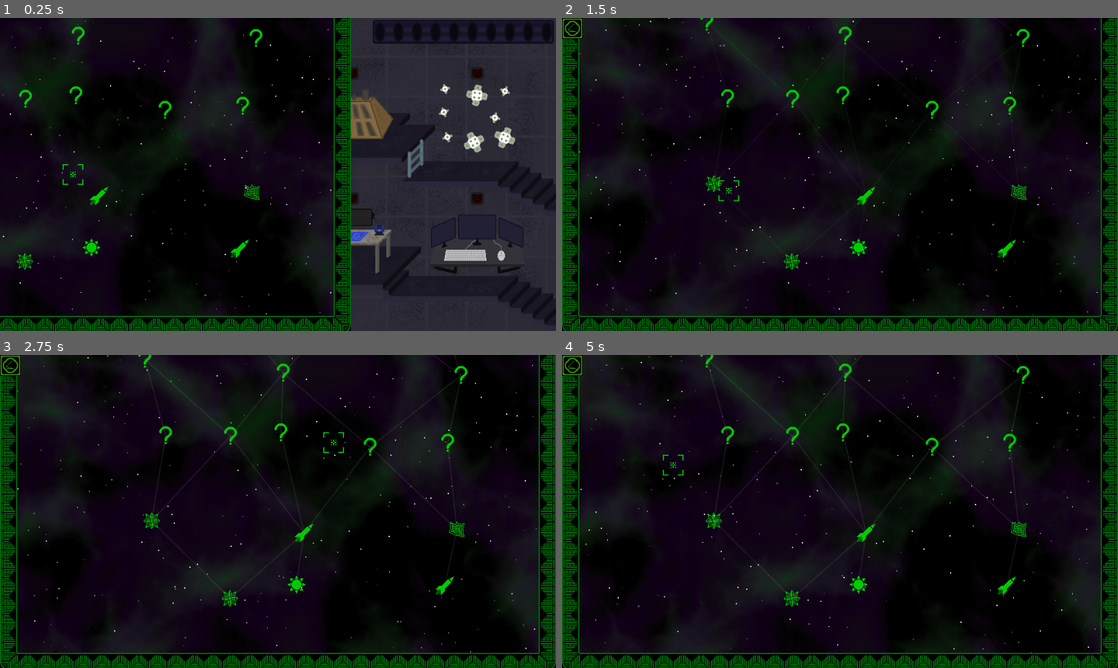
Above: before the commit, frames 1-4 (two rows, left to right).
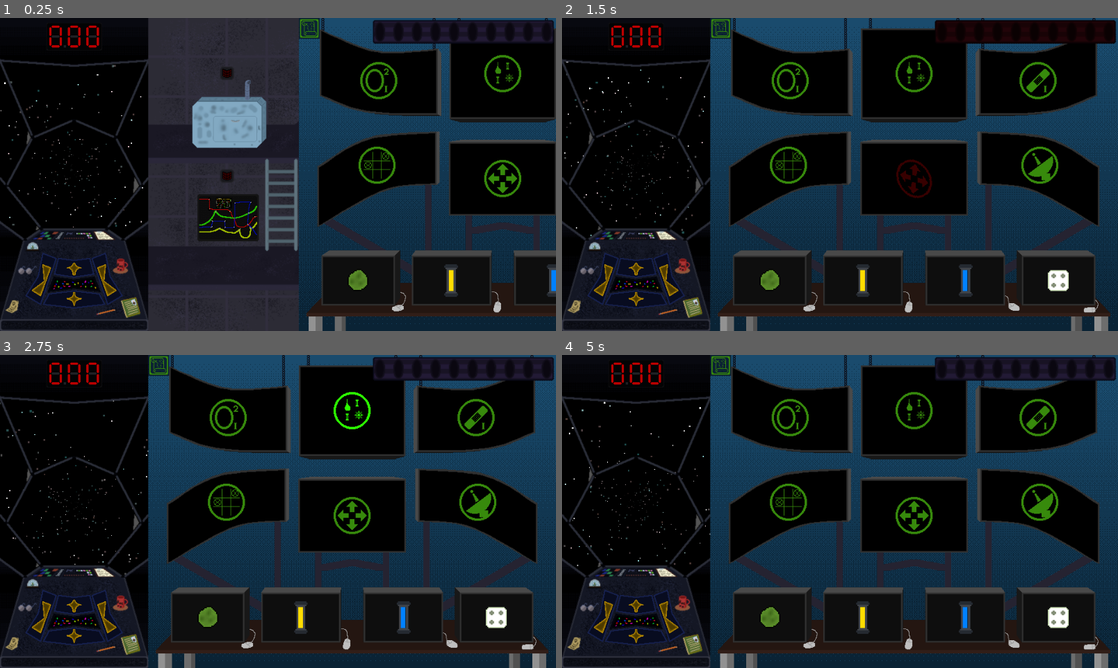
Above: after the commit, the same moments.

Repository: kedalovo/-SG-Spaceship-Management
Game: Godot game, scene res://Game Scene/Game.tscn
Same seed, same stepped clock (60 frames per second), same inputs: the game is played once before the commit and once after it.
Inputs (mouse positions are in pixels of both pictures, inside the frame that each line leads up to):
- Up to frame 1 (0.25 s): no input
- Up to frame 2 (1.5 s): move the mouse to (962, 158) at 0.52 s; hold Right (right) 0.53-1.28 s; hold ` (test) 0.53-1.28 s; click (962, 158) at 0.67 s; move the mouse to (728, 190) at 1.27 s; hold Down (down) from 1.28 s (still down); tap Space (test1) at 1.35 s
- Up to frame 3 (2.75 s): move the mouse to (333, 442) at 2.02 s; release Down (down) at 2.03 s; hold Right (right) from 2.03 s (still down); hold ` (test) from 2.03 s (still down)
- Up to frame 4 (5 s): move the mouse to (812, 574) at 2.77 s; release Right (right) at 2.78 s; release ` (test) at 2.78 s; hold Up (up) 2.78-3.53 s; tap Space (test1) at 2.85, 4.35 s; click (812, 574) at 2.92 s; move the mouse to (1006, 558) at 3.52 s; hold ` (test) 3.53-4.28 s; hold Left (left) from 3.53 s (still down); move the mouse to (673, 464) at 4.27 s

The runs differ from the first frame. In frame 1, 68% of the frame differs, in the area x 0-100%, y 0-100%; in frame 2, 55%; in frame 3, 55%; in frame 4, 55%.

Commit message:
Added standard font for the project. Reworked store tooltips for a much easier and cleaner approach, still working on it.

Diff:
--- a/Game Scene/Game.tscn
+++ b/Game Scene/Game.tscn
@@ -53,6 +53,9 @@
 [ext_resource type="PackedScene" uid="uid://esnak8iwscmb" path="res://Balance/balance.tscn" id="45_a0v1l"]
 [ext_resource type="PackedScene" uid="uid://btvb5400v1yyr" path="res://Store/store.tscn" id="46_ilj7l"]
 [ext_resource type="Script" path="res://Game Scene/system_fog.gd" id="47_tadro"]
+[ext_resource type="Theme" uid="uid://b44tv8qw1g4bl" path="res://Resources/Theme/main_theme.tres" id="54_bi7ny"]
+[ext_resource type="Script" path="res://Game Scene/tooltip.gd" id="55_ssbhd"]
+[ext_resource type="Texture2D" uid="uid://0cw1p0iyd5pj" path="res://Cabin/Assets/Tooltip screen.png" id="55_urjol"]
 
 [sub_resource type="Gradient" id="Gradient_bmxab"]
 offsets = PackedFloat32Array(0.4, 0.6, 1)
@@ -526,6 +529,41 @@
 "show": SubResource("Animation_tjkyp")
 }
 
+[sub_resource type="Animation" id="Animation_4vrme"]
+resource_name = "open"
+step = 0.1
+tracks/0/type = "bezier"
+tracks/0/imported = false
+tracks/0/enabled = true
+tracks/0/path = NodePath(".:position:x")
+tracks/0/interp = 1
+tracks/0/loop_wrap = true
+tracks/0/keys = {
+"handle_modes": PackedInt32Array(0, 0),
+"points": PackedFloat32Array(-256, 0, 0, 0, 0, 0, -1, 0, 0, 0),
+"times": PackedFloat32Array(0, 1)
+}
+
+[sub_resource type="Animation" id="Animation_6f2x4"]
+length = 0.001
+tracks/0/type = "bezier"
+tracks/0/imported = false
+tracks/0/enabled = true
+tracks/0/path = NodePath(".:position:x")
+tracks/0/interp = 1
+tracks/0/loop_wrap = true
+tracks/0/keys = {
+"handle_modes": PackedInt32Array(0),
+"points": PackedFloat32Array(-256, -0.25, 0, 0.25, 0),
+"times": PackedFloat32Array(0)
+}
+
+[sub_resource type="AnimationLibrary" id="AnimationLibrary_f3t64"]
+_data = {
+"RESET": SubResource("Animation_6f2x4"),
+"open": SubResource("Animation_4vrme")
+}
+
 [node name="Game" type="Node2D"]
 script = ExtResource("1_t00el")
 
@@ -1122,6 +1160,69 @@
 [node name="Animator" type="AnimationPlayer" parent="System Fog"]
 libraries = {
 "": SubResource("AnimationLibrary_utld7")
+}
+
+[node name="Tooltip" type="Control" parent="."]
+layout_mode = 3
+anchors_preset = 0
+offset_left = -256.0
+offset_bottom = 540.0
+theme = ExtResource("54_bi7ny")
+script = ExtResource("55_ssbhd")
+
+[node name="Background" type="ColorRect" parent="Tooltip"]
+layout_mode = 1
+anchors_preset = 15
+anchor_right = 1.0
+anchor_bottom = 1.0
+grow_horizontal = 2
+grow_vertical = 2
+color = Color(0, 0, 0, 1)
+
+[node name="Border" type="TextureRect" parent="Tooltip"]
+layout_mode = 1
+anchors_preset = 15
+anchor_right = 1.0
+anchor_bottom = 1.0
+grow_horizontal = 2
+grow_vertical = 2
+texture = ExtResource("55_urjol")
+
+[node name="Margin" type="MarginContainer" parent="Tooltip"]
+layout_mode = 1
+anchors_preset = 15
+anchor_right = 1.0
+anchor_bottom = 1.0
+grow_horizontal = 2
+grow_vertical = 2
+theme_override_constants/margin_left = 16
+theme_override_constants/margin_top = 16
+theme_override_constants/margin_right = 16
+theme_override_constants/margin_bottom = 16
+
+[node name="VBox" type="VBoxContainer" parent="Tooltip/Margin"]
+layout_mode = 2
+
+[node name="Title Label" type="Label" parent="Tooltip/Margin/VBox"]
+custom_minimum_size = Vector2(0, 140)
+layout_mode = 2
+text = "Navigation upgrade."
+horizontal_alignment = 1
+vertical_alignment = 1
+
+[node name="Content Label" type="Label" parent="Tooltip/Margin/VBox"]
+custom_minimum_size = Vector2(224, 0)
+layout_mode = 2
+size_flags_vertical = 2
+text = "Tired of being in the dark? Well, worry no more, because we've got you covered!
+The navigation upgrade allows you to see several systems ahead so you can plan your trips accordingly."
+horizontal_alignment = 1
+vertical_alignment = 1
+autowrap_mode = 3
+
+[node name="Animator" type="AnimationPlayer" parent="Tooltip"]
+libraries = {
+"": SubResource("AnimationLibrary_f3t64")
 }
 
 [connection signal="coin_got" from="Cabin/SubViewportContainer/SubViewport/Space" to="." method="_on_space_coin_got"]
@@ -1172,5 +1273,6 @@
 [connection signal="store_summoned" from="Map" to="." method="_on_map_store_summoned"]
 [connection signal="timeout" from="RoundTimer" to="." method="_on_round_timer_timeout"]
 [connection signal="balance_flash" from="Store" to="Balance" method="_on_store_balance_flash"]
+[connection signal="button_hover" from="Store" to="." method="_on_store_button_hover"]
 [connection signal="item_bought" from="Store" to="." method="_on_store_item_bought"]
 [connection signal="map_summoned" from="Store" to="." method="_on_store_map_summoned"]
--- a/Game Scene/game.gd
+++ b/Game Scene/game.gd
@@ -46,6 +46,8 @@
 
 @onready var systems_cracks: Sprite2D = $"Systems Background/Cracks"
 
+@onready var tooltip_panel: Control = $Tooltip
+
 const CABIN_ZOOM_LEVEL: float = 1.1
 
 @onready var systems: Array[system] = [
@@ -66,7 +68,8 @@
 func _ready() -> void:
 	Input.set_custom_mouse_cursor(CURSOR_NORMAL, Input.CURSOR_ARROW)
 	Input.set_custom_mouse_cursor(CURSOR_POINTER, Input.CURSOR_POINTING_HAND)
-	toggle_map(true)
+	#toggle_map(true)
+	toggle_store(true)
 
 
 func _input(event: InputEvent) -> void:
@@ -316,3 +319,7 @@
 func _on_map_store_summoned() -> void:
 	toggle_map(false)
 	toggle_store(true)
+
+
+func _on_store_button_hover(btn: store_button) -> void:
+	tooltip_panel.set_text(btn.custom_tooltip)
--- /dev/null
+++ b/Game Scene/tooltip.gd
@@ -0,0 +1,25 @@
+extends Control
+
+
+@onready var title_label: Label = $"Margin/VBox/Title Label"
+@onready var content_label: Label = $"Margin/VBox/Content Label"
+@onready var animator: AnimationPlayer = $Animator
+
+
+func set_text(new_text: String) -> void:
+	if new_text == "":
+		title_label.text = ""
+		content_label.text = ""
+		return
+	var first_break: int = new_text.find("\n")
+	title_label.text = new_text.substr(0, first_break - 1)
+	content_label.text = new_text.substr(first_break + 2, new_text.length() - first_break - 2)
+
+
+func toggle(on: bool) -> void:
+	match on:
+		true:
+			animator.play(&"open")
+		false:
+			animator.play_backwards(&"open")
+			set_text("")
--- /dev/null
+++ b/Resources/Theme/main_theme.tres
@@ -0,0 +1,7 @@
+[gd_resource type="Theme" load_steps=2 format=3 uid="uid://b44tv8qw1g4bl"]
+
+[ext_resource type="FontFile" uid="uid://cwh545aike8r4" path="res://Resources/Theme/Tektur-VariableFont_wdth,wght.ttf" id="1_hqxj6"]
+
+[resource]
+default_font = ExtResource("1_hqxj6")
+default_font_size = 16
--- a/Store/store.gd
+++ b/Store/store.gd
@@ -4,6 +4,7 @@
 signal item_bought(item: game_manager.store_items)
 signal balance_flash
 signal map_summoned
+signal button_hover(btn: store_button)
 
 
 @export_color_no_alpha var default_color: Color
@@ -93,4 +94,4 @@
 
 
 func _on_store_button_hover(btn: store_button) -> void:
-	pass # Replace with function body.
+	button_hover.emit(btn)
--- a/Store/store.tscn
+++ b/Store/store.tscn
@@ -6,6 +6,7 @@
 [ext_resource type="BitMap" uid="uid://20vt37lyi2ai" path="res://Store/Assets/Top left bitmask.png" id="2_k7hq7"]
 [ext_resource type="BitMap" uid="uid://be80amnlfflo1" path="res://Store/Assets/Top right bitmask.png" id="3_2ow5o"]
 [ext_resource type="Script" path="res://Store/store_button.gd" id="3_ch6t5"]
+[ext_resource type="Theme" uid="uid://b44tv8qw1g4bl" path="res://Resources/Theme/main_theme.tres" id="3_gq5ya"]
 [ext_resource type="Texture2D" uid="uid://csxi5m2cuofu7" path="res://Systems/Life Support/Assets/Algae Outline.png" id="3_sl458"]
 [ext_resource type="BitMap" uid="uid://b74dxr815fhnb" path="res://Store/Assets/Bottom right bitmask.png" id="4_fdqj1"]
 [ext_resource type="Texture2D" uid="uid://dmxj84rvqsyqo" path="res://Systems/Engines/Assets/Engine Cell.png" id="4_x70c4"]
@@ -149,16 +150,20 @@
 script = ExtResource("1_waq3s")
 default_color = Color(0.215686, 0.541176, 0.0470588, 1)
 highlight_color = Color(0.176955, 1, 0, 1)
+metadata/_edit_lock_ = true
 
 [node name="Sprite" type="Sprite2D" parent="."]
 texture = ExtResource("1_jd1dj")
 centered = false
+metadata/_edit_lock_ = true
 
 [node name="Buttons" type="Control" parent="."]
 layout_mode = 3
 anchors_preset = 0
 offset_right = 704.0
 offset_bottom = 540.0
+theme = ExtResource("3_gq5ya")
+metadata/_edit_lock_ = true
 
 [node name="Algae Button" type="TextureButton" parent="Buttons"]
 layout_mode = 0
@@ -166,10 +171,6 @@
 offset_top = 413.0
 offset_right = 163.0
 offset_bottom = 493.0
-tooltip_text = "Algae.
-
-This resource is essential to have in order to generate oxygen.
-We recommend buying of it as you possibly can."
 focus_mode = 0
 texture_click_mask = ExtResource("24_shtal")
 stretch_mode = 0
@@ -177,6 +178,11 @@
 upgrade = 8
 is_bottom_button = true
 time = 1.0
+custom_tooltip = "Algae.
+
+This resource is essential to have in order to generate oxygen.
+
+We recommend buying as much of it as you possibly can."
 
 [node name="Background ColorRect" type="ColorRect" parent="Buttons/Algae Button"]
 layout_mode = 1
@@ -221,10 +227,6 @@
 offset_top = 413.0
 offset_right = 329.0
 offset_bottom = 493.0
-tooltip_text = "Fuel cell.
-
-These cells contain fuel for your engines.
-Without them you wouldn't be able to go anywhere!"
 focus_mode = 0
 texture_click_mask = ExtResource("24_shtal")
 stretch_mode = 0
@@ -232,6 +234,11 @@
 upgrade = 9
 is_bottom_button = true
 time = 1.0
+custom_tooltip = "Fuel cell.
+
+These cells contain fuel for your engines.
+
+Without them you wouldn't be able to go anywhere!"
 
 [node name="Background ColorRect" type="ColorRect" parent="Buttons/Fuel Button"]
 layout_mode = 1
@@ -291,10 +298,6 @@
 offset_top = 413.0
 offset_right = 506.0
 offset_bottom = 493.0
-tooltip_text = "Coolant cells.
-
-These cells contain coolant for you engines.
-They protect your system from overheating."
 focus_mode = 0
 texture_click_mask = ExtResource("24_shtal")
 stretch_mode = 0
@@ -302,6 +305,11 @@
 upgrade = 10
 is_bottom_button = true
 time = 1.0
+custom_tooltip = "Coolant cells.
+
+These cells contain coolant for you engines.
+
+They protect your system from overheating."
 
 [node name="Background ColorRect" type="ColorRect" parent="Buttons/Coolant Button"]
 layout_mode = 1
@@ -361,10 +369,6 @@
 offset_top = 413.0
 offset_right = 662.0
 offset_bottom = 493.0
-tooltip_text = "Patches.
-
-These patches are an advanced technology that allows to plug holes of all shapes.
-Very useful in a nerve-wracking spaceflight full of dangers."
 focus_mode = 0
 texture_click_mask = ExtResource("24_shtal")
 stretch_mode = 0
@@ -372,6 +376,11 @@
 upgrade = 11
 is_bottom_button = true
 time = 1.0
+custom_tooltip = "Patches.
+
+These patches are an advanced technology that allows to plug holes of all shapes.
+
+Very useful in a nerve-wracking spaceflight full of dangers."
 
 [node name="Background ColorRect" type="ColorRect" parent="Buttons/Patch Button"]
 layout_mode = 1
@@ -418,14 +427,15 @@
 offset_top = 23.0
 offset_right = 237.0
 offset_bottom = 164.0
-tooltip_text = "Life support upgrade 1.
-
-Life support is essential to your survival in space, since it provides breathable air and keeps your temperature at a normal level.
-This upgrade makes your tank bigger, so that you can store more algae and survive for a longer time."
 texture_click_mask = ExtResource("2_k7hq7")
 script = ExtResource("3_ch6t5")
 upgrade = 1
 price = 3
+custom_tooltip = "Life support upgrade 1.
+
+Life support is essential to your survival in space, since it provides breathable air and keeps your temperature at a normal level.
+
+This upgrade makes your tank bigger, so that you can store more algae and survive for a longer time."
 
 [node name="Progress" type="TextureProgressBar" parent="Buttons/Top Left Button"]
 layout_mode = 0
@@ -453,15 +463,16 @@
 offset_top = 21.0
 offset_right = 441.0
 offset_bottom = 171.0
-tooltip_text = "Engines upgrade.
-
-Engines keep your ship running, so it's important to take care of them.
-This upgrade will make it much easier to make sure you are putting the right cells into the right slots by highlighting them."
 texture_click_mask = ExtResource("24_shtal")
 stretch_mode = 0
 script = ExtResource("3_ch6t5")
 upgrade = 3
 price = 3
+custom_tooltip = "Engines upgrade.
+
+Engines keep your ship running, so it's important to take care of them.
+
+This upgrade will make it much easier to make sure you are putting the right cells into the right slots by highlighting them."
 
 [node name="Progress" type="TextureProgressBar" parent="Buttons/Top Middle Button"]
 layout_mode = 1
@@ -492,14 +503,15 @@
 offset_top = 23.0
 offset_right = 665.0
 offset_bottom = 164.0
-tooltip_text = "Hull upgrade 1.
-
-Your ship's hull is your entire life, if it breaks, you go down with it.
-This upgrade provides enhancement to the patch technology by making the screws bigger, making it easier to hit them in time."
 texture_click_mask = ExtResource("3_2ow5o")
 script = ExtResource("3_ch6t5")
 upgrade = 4
 price = 3
+custom_tooltip = "Hull upgrade 1.
+
+Your ship's hull is your entire life, if it breaks, you go down with it.
+
+This upgrade provides enhancement to the patch technology by making the screws bigger, making it easier to hit them in time."
 
 [node name="Progress" type="TextureProgressBar" parent="Buttons/Top Right Button"]
 layout_mode = 0
@@ -527,14 +539,15 @@
 offset_top = 199.0
 offset_right = 235.0
 offset_bottom = 357.0
-tooltip_text = "Ballistic upgrade.
-
-Space is filled with terrible dangers that can drastically lower your chances of making it through.
-The ballistic system will allow you to anticipate the hits better, predicting when and where they will hit."
 texture_click_mask = ExtResource("5_10xce")
 script = ExtResource("3_ch6t5")
 upgrade = 7
 price = 3
+custom_tooltip = "Ballistic upgrade.
+
+Space is filled with terrible dangers that can drastically lower your chances of making it through.
+
+The ballistic system will allow you to anticipate the hits better, predicting when and where they will hit."
 
 [node name="Progress" type="TextureProgressBar" parent="Buttons/Bottom Left Button"]
 layout_mode = 0
@@ -562,15 +575,16 @@
 offset_top = 217.0
 offset_right = 442.0
 offset_bottom = 338.0
-tooltip_text = "Controls upgrade.
-
-It's tough to keep an eye on controlling the ship as well as the systems' health at the same time.
-The controls upgrade will allow you to control your ship without going to the control panel (enabling to use WASD or arrow keys to control the ship)."
 texture_click_mask = ExtResource("24_shtal")
 stretch_mode = 0
 script = ExtResource("3_ch6t5")
 upgrade = 6
 price = 3
+custom_tooltip = "Controls upgrade.
+
+It's tough to keep an eye on controlling the ship as well as the systems' health at the same time.
+
+The controls upgrade will allow you to control your ship without going to the control panel (enabling to use WASD or arrow keys to control the ship)."
 
 [node name="Progress" type="TextureProgressBar" parent="Buttons/Bottom Middle Button"]
 layout_mode = 1
@@ -601,14 +615,15 @@
 offset_top = 199.0
 offset_right = 669.0
 offset_bottom = 357.0
-tooltip_text = "Navigation upgrade.
-
-Tired of being in the dark? Well, worry no more, because we've got you covered!
-The navigation upgrade allows you to see several systems ahead so you can plan your trips accordingly."
 texture_click_mask = ExtResource("4_fdqj1")
 script = ExtResource("3_ch6t5")
 upgrade = 8
 price = 3
+custom_tooltip = "Navigation upgrade.
+
+Tired of being in the dark? Well, worry no more, because we've got you covered!
+
+The navigation upgrade allows you to see several systems ahead so you can plan your trips accordingly."
 
 [node name="Progress" type="TextureProgressBar" parent="Buttons/Bottom Right Button"]
 layout_mode = 0
@@ -663,6 +678,7 @@
 anchors_preset = 0
 offset_right = 704.0
 offset_bottom = 540.0
+metadata/_edit_lock_ = true
 
 [connection signal="button_down" from="Buttons/Algae Button" to="Buttons/Algae Button" method="_on_button_down"]
 [connection signal="button_up" from="Buttons/Algae Button" to="Buttons/Algae Button" method="_on_button_up"]
@@ -675,6 +691,7 @@
 [connection signal="button_down" from="Buttons/Fuel Button" to="Buttons/Fuel Button" method="_on_button_down"]
 [connection signal="button_up" from="Buttons/Fuel Button" to="Buttons/Fuel Button" method="_on_button_up"]
 [connection signal="failed_buy_attempt" from="Buttons/Fuel Button" to="." method="_on_low_balance_flash"]
+[connection signal="hover" from="Buttons/Fuel Button" to="." method="_on_store_button_hover"]
 [connection signal="mouse_entered" from="Buttons/Fuel Button" to="Buttons/Fuel Button" method="_on_mouse_entered"]
 [connection signal="mouse_exited" from="Buttons/Fuel Button" to="Buttons/Fuel Button" method="_on_mouse_exited"]
 [connection signal="upgrade_bought" from="Buttons/Fuel Button" to="." method="_on_item_bought"]
@@ -682,6 +699,7 @@
 [connection signal="button_down" from="Buttons/Coolant Button" to="Buttons/Coolant Button" method="_on_button_down"]
 [connection signal="button_up" from="Buttons/Coolant Button" to="Buttons/Coolant Button" method="_on_button_up"]
 [connection signal="failed_buy_attempt" from="Buttons/Coolant Button" to="." method="_on_low_balance_flash"]
+[connection signal="hover" from="Buttons/Coolant Button" to="." method="_on_store_button_hover"]
 [connection signal="mouse_entered" from="Buttons/Coolant Button" to="Buttons/Coolant Button" method="_on_mouse_entered"]
 [connection signal="mouse_exited" from="Buttons/Coolant Button" to="Buttons/Coolant Button" method="_on_mouse_exited"]
 [connection signal="upgrade_bought" from="Buttons/Coolant Button" to="." method="_on_item_bought"]
@@ -689,6 +707,7 @@
 [connection signal="button_down" from="Buttons/Patch Button" to="Buttons/Patch Button" method="_on_button_down"]
 [connection signal="button_up" from="Buttons/Patch Button" to="Buttons/Patch Button" method="_on_button_up"]
 [connection signal="failed_buy_attempt" from="Buttons/Patch Button" to="." method="_on_low_balance_flash"]
+[connection signal="hover" from="Buttons/Patch Button" to="." method="_on_store_button_hover"]
 [connection signal="mouse_entered" from="Buttons/Patch Button" to="Buttons/Patch Button" method="_on_mouse_entered"]
 [connection signal="mouse_exited" from="Buttons/Patch Button" to="Buttons/Patch Button" method="_on_mouse_exited"]
 [connection signal="upgrade_bought" from="Buttons/Patch Button" to="." method="_on_item_bought"]
@@ -696,6 +715,7 @@
 [connection signal="button_down" from="Buttons/Top Left Button" to="Buttons/Top Left Button" method="_on_button_down"]
 [connection signal="button_up" from="Buttons/Top Left Button" to="Buttons/Top Left Button" method="_on_button_up"]
 [connection signal="failed_buy_attempt" from="Buttons/Top Left Button" to="." method="_on_low_balance_flash"]
+[connection signal="hover" from="Buttons/Top Left Button" to="." method="_on_store_button_hover"]
 [connection signal="mouse_entered" from="Buttons/Top Left Button" to="Buttons/Top Left Button" method="_on_mouse_entered"]
 [connection signal="mouse_exited" from="Buttons/Top Left Button" to="Buttons/Top Left Button" method="_on_mouse_exited"]
 [connection signal="upgrade_bought" from="Buttons/Top Left Button" to="." method="_on_item_bought"]
@@ -703,6 +723,7 @@
 [connection signal="button_down" from="Buttons/Top Middle Button" to="Buttons/Top Middle Button" method="_on_button_down"]
 [connection signal="button_up" from="Buttons/Top Middle Button" to="Buttons/Top Middle Button" method="_on_button_up"]
 [connection signal="failed_buy_attempt" from="Buttons/Top Middle Button" to="." method="_on_low_balance_flash"]
+[connection signal="hover" from="Buttons/Top Middle Button" to="." method="_on_store_button_hover"]
 [connection signal="mouse_entered" from="Buttons/Top Middle Button" to="Buttons/Top Middle Button" method="_on_mouse_entered"]
 [connection signal="mouse_exited" from="Buttons/Top Middle Button" to="Buttons/Top Middle Button" method="_on_mouse_exited"]
 [connection signal="upgrade_bought" from="Buttons/Top Middle Button" to="." method="_on_item_bought"]
@@ -710,6 +731,7 @@
 [connection signal="button_down" from="Buttons/Top Right Button" to="Buttons/Top Right Button" method="_on_button_down"]
 [connection signal="button_up" from="Buttons/Top Right Button" to="Buttons/Top Right Button" method="_on_button_up"]
 [connection signal="failed_buy_attempt" from="Buttons/Top Right Button" to="." method="_on_low_balance_flash"]
+[connection signal="hover" from="Buttons/Top Right Button" to="." method="_on_store_button_hover"]
 [connection signal="mouse_entered" from="Buttons/Top Right Button" to="Buttons/Top Right Button" method="_on_mouse_entered"]
 [connection signal="mouse_exited" from="Buttons/Top Right Button" to="Buttons/Top Right Button" method="_on_mouse_exited"]
 [connection signal="upgrade_bought" from="Buttons/Top Right Button" to="." method="_on_item_bought"]
@@ -717,6 +739,7 @@
 [connection signal="button_down" from="Buttons/Bottom Left Button" to="Buttons/Bottom Left Button" method="_on_button_down"]
 [connection signal="button_up" from="Buttons/Bottom Left Button" to="Buttons/Bottom Left Button" method="_on_button_up"]
 [connection signal="failed_buy_attempt" from="Buttons/Bottom Left Button" to="." method="_on_low_balance_flash"]
+[connection signal="hover" from="Buttons/Bottom Left Button" to="." method="_on_store_button_hover"]
 [connection signal="mouse_entered" from="Buttons/Bottom Left Button" to="Buttons/Bottom Left Button" method="_on_mouse_entered"]
 [connection signal="mouse_exited" from="Buttons/Bottom Left Button" to="Buttons/Bottom Left Button" method="_on_mouse_exited"]
 [connection signal="upgrade_bought" from="Buttons/Bottom Left Button" to="." method="_on_item_bought"]
@@ -724,6 +747,7 @@
 [connection signal="button_down" from="Buttons/Bottom Middle Button" to="Buttons/Bottom Middle Button" method="_on_button_down"]
 [connection signal="button_up" from="Buttons/Bottom Middle Button" to="Buttons/Bottom Middle Button" method="_on_button_up"]
 [connection signal="failed_buy_attempt" from="Buttons/Bottom Middle Button" to="." method="_on_low_balance_flash"]
+[connection signal="hover" from="Buttons/Bottom Middle Button" to="." method="_on_store_button_hover"]
 [connection signal="mouse_entered" from="Buttons/Bottom Middle Button" to="Buttons/Bottom Middle Button" method="_on_mouse_entered"]
 [connection signal="mouse_exited" from="Buttons/Bottom Middle Button" to="Buttons/Bottom Middle Button" method="_on_mouse_exited"]
 [connection signal="upgrade_bought" from="Buttons/Bottom Middle Button" to="." method="_on_item_bought"]
@@ -731,6 +755,7 @@
 [connection signal="button_down" from="Buttons/Bottom Right Button" to="Buttons/Bottom Right Button" method="_on_button_down"]
 [connection signal="button_up" from="Buttons/Bottom Right Button" to="Buttons/Bottom Right Button" method="_on_button_up"]
 [connection signal="failed_buy_attempt" from="Buttons/Bottom Right Button" to="." method="_on_low_balance_flash"]
+[connection signal="hover" from="Buttons/Bottom Right Button" to="." method="_on_store_button_hover"]
 [connection signal="mouse_entered" from="Buttons/Bottom Right Button" to="Buttons/Bottom Right Button" method="_on_mouse_entered"]
 [connection signal="mouse_exited" from="Buttons/Bottom Right Button" to="Buttons/Bottom Right Button" method="_on_mouse_exited"]
 [connection signal="upgrade_bought" from="Buttons/Bottom Right Button" to="." method="_on_item_bought"]
--- a/Store/store_button.gd
+++ b/Store/store_button.gd
@@ -13,6 +13,7 @@
 @export var is_bottom_button: bool = false
 @export var time: float = 3.0
 @export var price: int = 1
+@export_multiline var custom_tooltip: String
 
 @onready var sprite: Sprite2D = $Sprite
 @onready var progress: TextureProgressBar = $Progress
Binary file added: Cabin/Assets/Tooltip screen.png
Not shown, added: Cabin/Assets/Tooltip screen.png.import
Not shown: 1 places in Game Scene/Game.tscn that only renumber resources
Not shown, added: Resources/Theme/OFL.txt
Binary file added: Resources/Theme/Tektur-VariableFont_wdth,wght.ttf
Not shown, added: Resources/Theme/Tektur-VariableFont_wdth,wght.ttf.import
Not shown: 1 places in Store/store.tscn that only renumber resources
